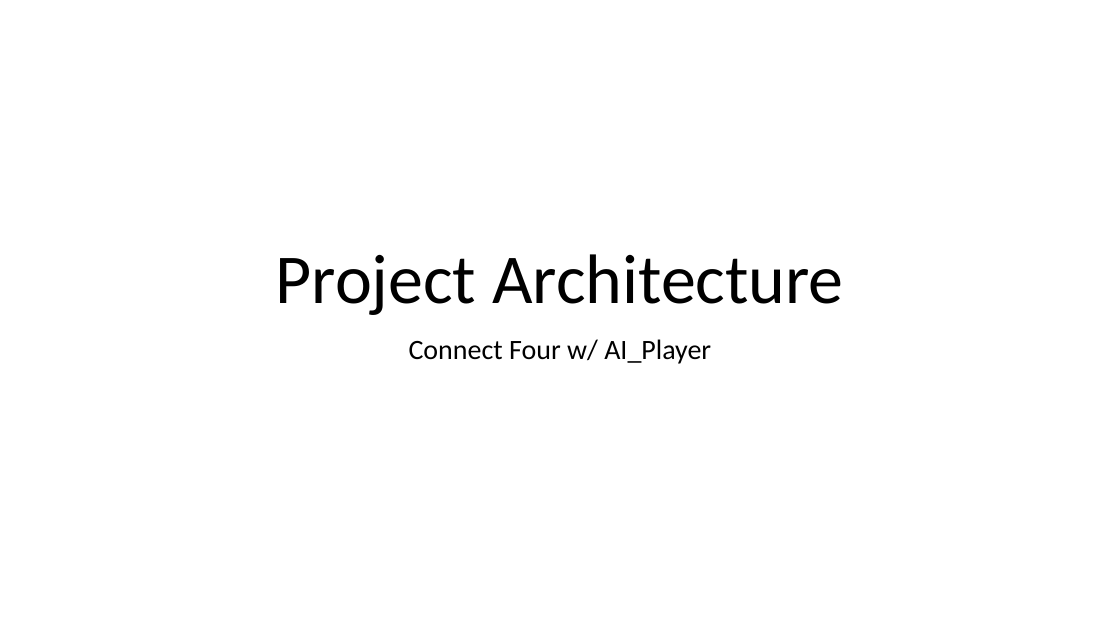
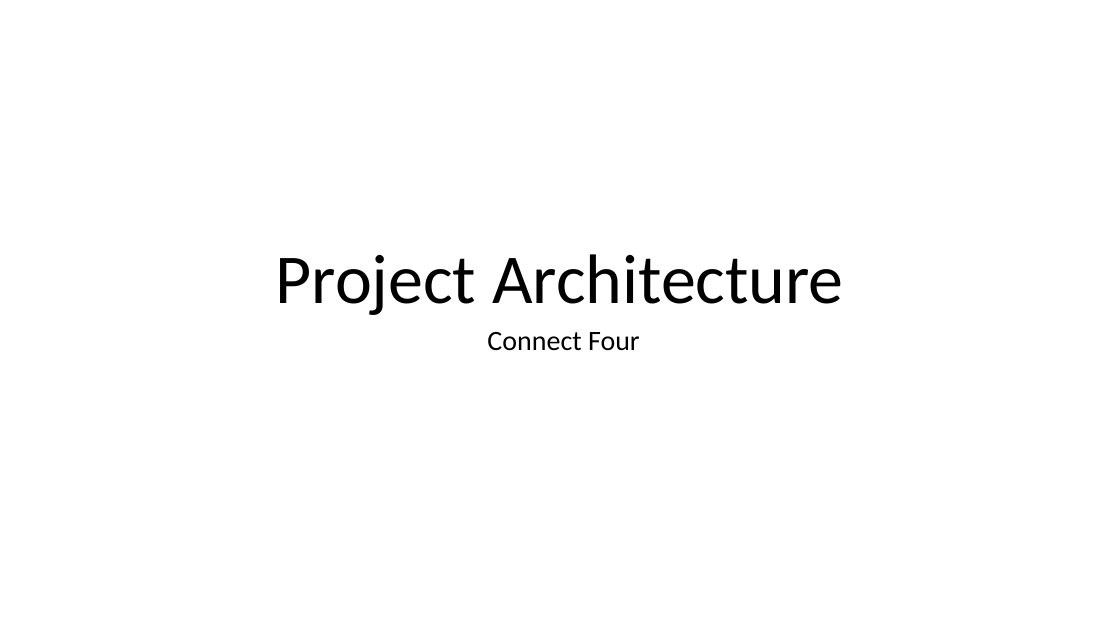
Before and after one commit to lizzyavery/EC327Project, a slide deck: slide 1 of doc/ProjectArchitecture.pptx. Drawn at 1120x630 pixels with LibreOffice and Linux fonts; fonts in the diff are those of the drawing. Boxes give left, top, right and bottom in pixels: in the first picture for what was removed or moved away, otherwise in the second. Text is boxed around its words. In the diff, an @@ line names an element or a change of style, - is before the commit and + after.

```diff
--- a/doc/ProjectArchitecture.pptx
+++ b/doc/ProjectArchitecture.pptx
@@ subtitle at (487,332,640,351): text changed @@
-Connect Four w/ AI_Player
+Connect Four
```
Also in this commit, not shown: 1 other slide changed, 1 slide added, 1 slide removed, 4 other files.
